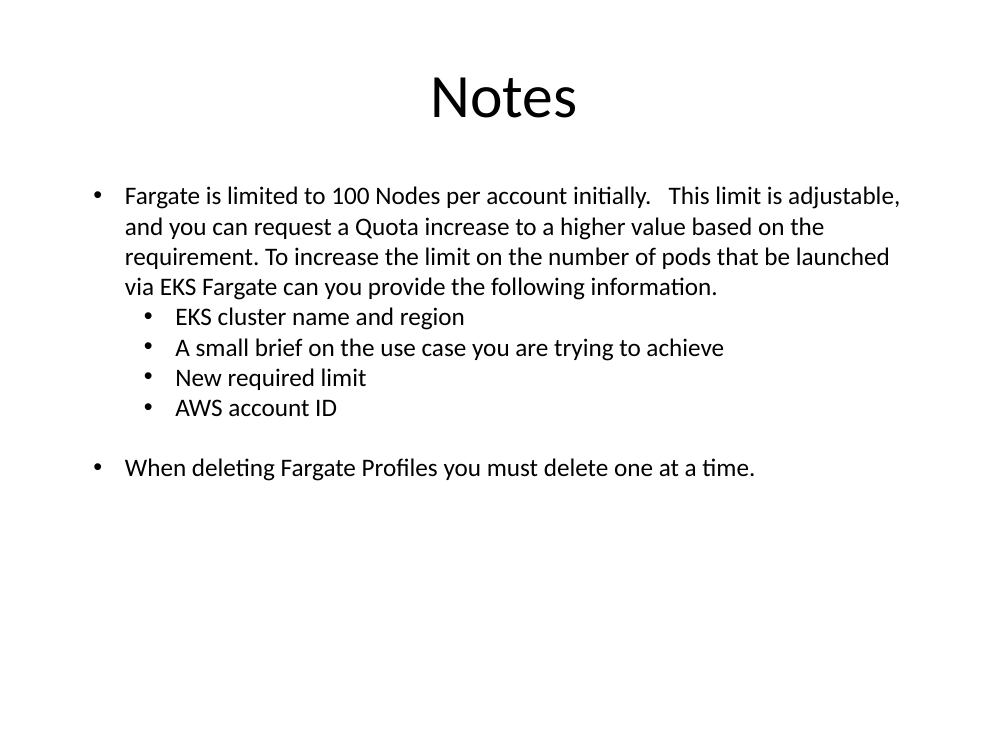
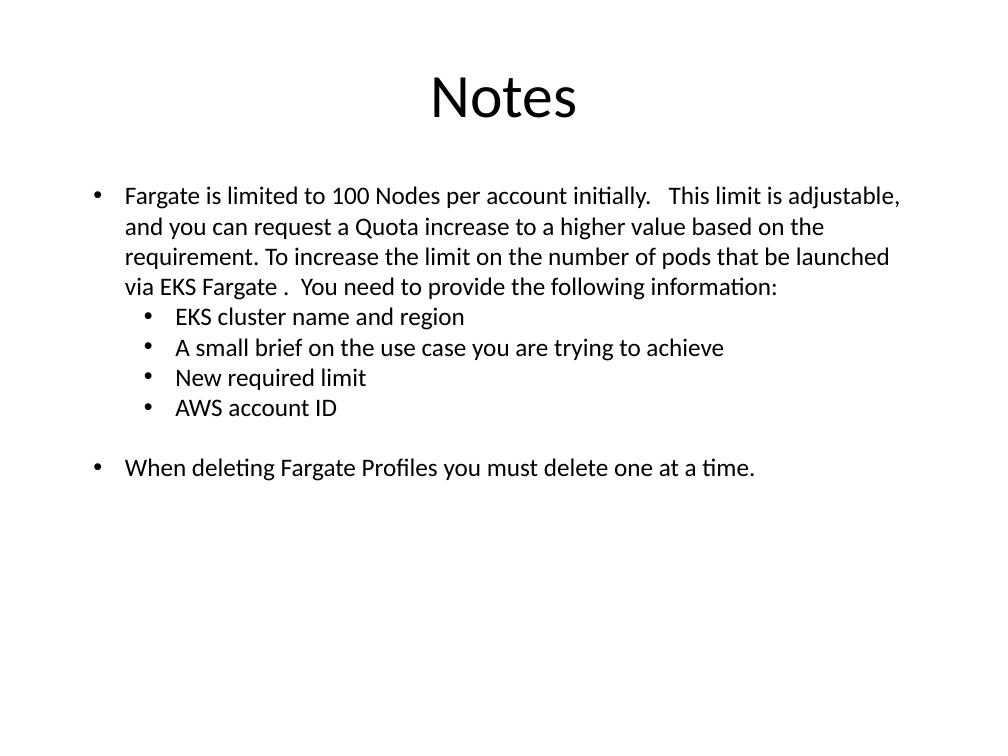
Before and after one commit to kskalvar/aws-eks-cluster-fargate-quickstart, a slide deck: slide 9 of slides/AWS-EKS-Cluster-Fargate-Quickstart.pptx. Drawn at 1008x756 pixels with LibreOffice and Linux fonts; fonts in the diff are those of the drawing; background and template pictures are left out. Boxes give left, top, right and bottom in pixels: in the first picture for what was removed or moved away, otherwise in the second. Text is boxed around its words. In the diff, an @@ line names an element or a change of style, - is before the commit and + after.

Commit message:
Update slides

```diff
--- a/slides/AWS-EKS-Cluster-Fargate-Quickstart.pptx
+++ b/slides/AWS-EKS-Cluster-Fargate-Quickstart.pptx
@@ text at bbox=[125, 186, 900, 300]: text changed @@
-• Fargate is limited to 100 Nodes per account initially. This limit is adjustable, and you can request a Quota increase to a higher value based on the requirement. To increase the limit on the number of pods that be launched via EKS Fargate can you provide the following information.
+• Fargate is limited to 100 Nodes per account initially. This limit is adjustable, and you can request a Quota increase to a higher value based on the requirement. To increase the limit on the number of pods that be launched via EKS Fargate . You need to provide the following information:
```
Also in this commit, not shown: 7 other slides changed.
